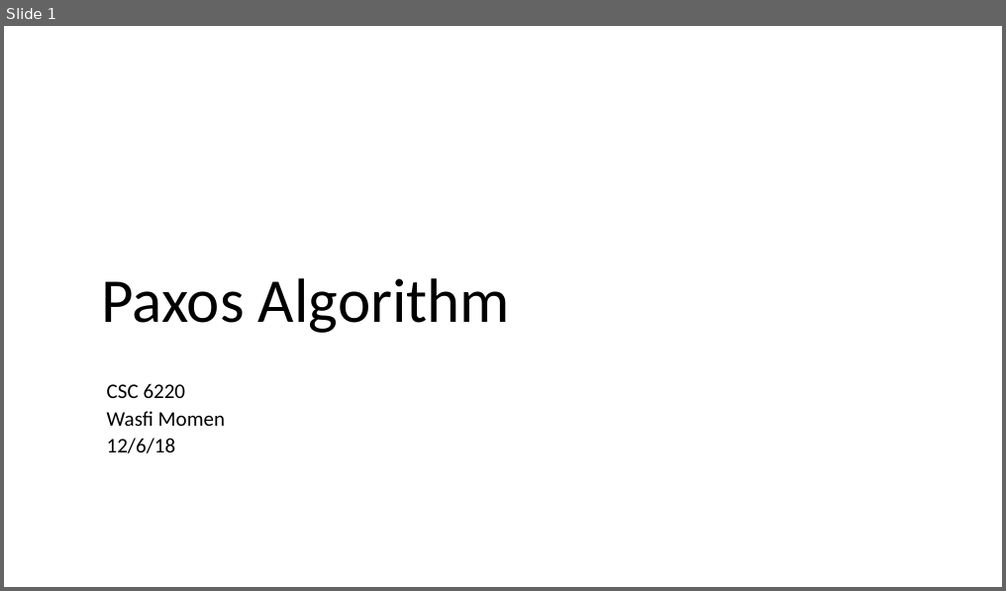
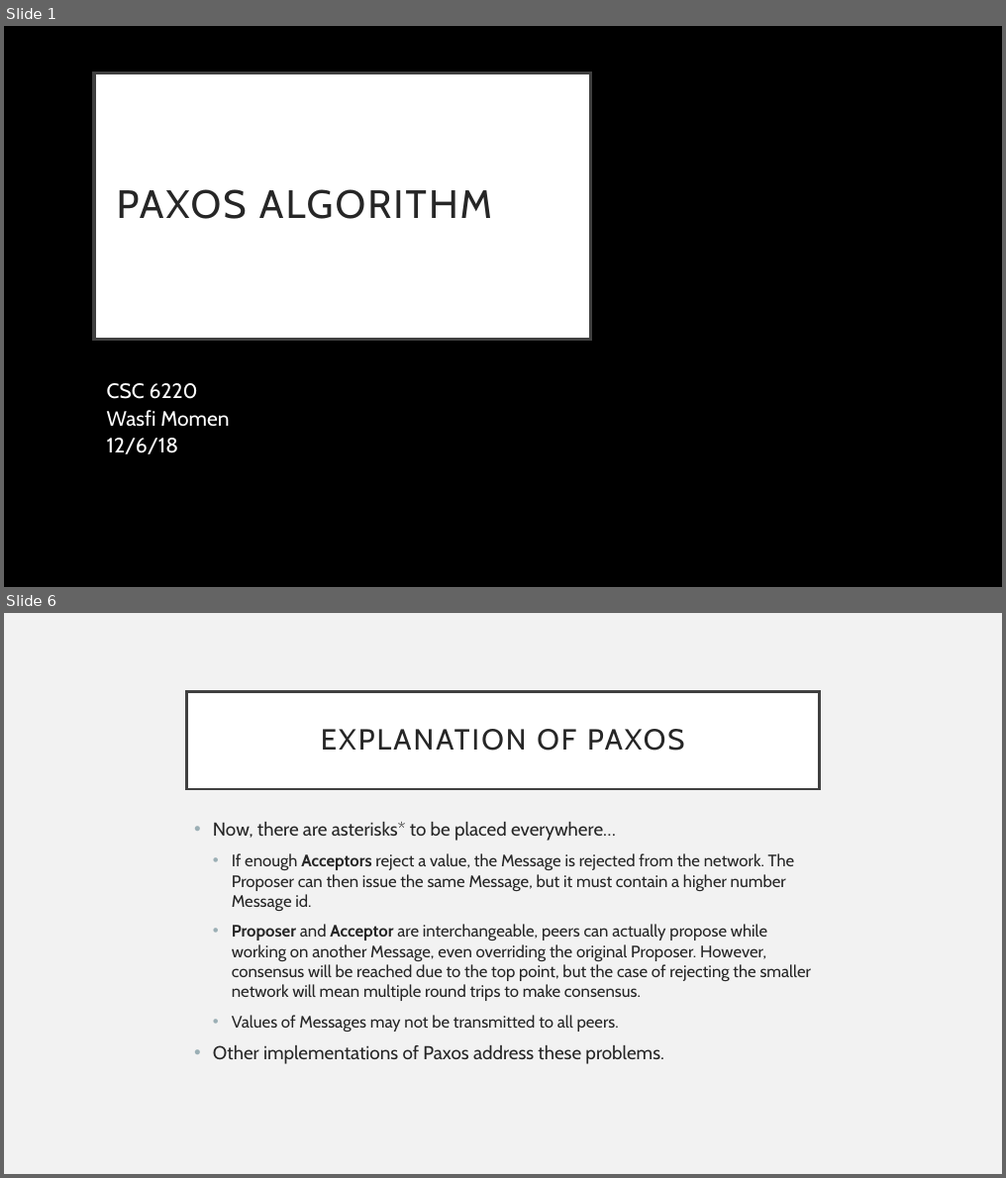
Before and after one commit to CodeFluent/Notes, a slide deck: CS-6220/hw/Grad_Project/Paxos Algorithm.pptx. Shown one above the other, each under a label of ours: slide 1 before the commit, slides 1 and 6 after it; the slides between them are not shown. The pictures are 1006x591 and 1006x1178 pixels, drawn with LibreOffice and Linux fonts; fonts in the diff are those of the drawing. Boxes give left, top, right and bottom in pixels: in the first picture for what was removed or moved away, otherwise in the second. Text is boxed around its words. In the diff, an @@ line names an element or a change of style, - is before the commit and + after.

```diff
--- a/CS-6220/hw/Grad_Project/Paxos Algorithm.pptx
+++ b/CS-6220/hw/Grad_Project/Paxos Algorithm.pptx
@@ slide 6 added at [4,613,1002,1174], background #F2F2F2 @@
@@ title added at [187,691,819,789], fill #FFFFFF, outline #404040 2.5 pt, 28 pt, text #262626 @@
+EXPLANATION OF PAXOS
@@ text added at [213,822,811,1064], 16 pt, text #262626 @@
+• Now, there are asterisks* to be placed everywhere…
+  • If enough Acceptors reject a value, the Message is rejected from the network. The Proposer can then issue the same Message, but it must contain a higher number Message id.
+  • Proposer and Acceptor are interchangeable, peers can actually propose while working on another Message, even overriding the original Proposer. However, consensus will be reached due to the top point, but the case of rejecting the smaller network will mean multiple round trips to make consensus.
+  • Values of Messages may not be transmitted to all peers.
+• Other implementations of Paxos address these problems.
@@ slide 1 changed as well @@
@@ background #FFFFFF to #000000 @@
@@ title "PAXOS ALGORITHM": place and size @@
-title "PAXOS ALGORITHM" at [102,278,510,333]
+title "PAXOS ALGORITHM" at [94,74,591,340]
@@ title "PAXOS ALGORITHM" at [94,74,591,340]: vertical alignment bottom to middle; fill none to #FFFFFF; outline none to #404040 3 pt @@
@@ title at [117,189,492,219]: text changed; size 60 to 38 pt; font Calibri to Cabin; text colour #000000 to #262626 @@
-Paxos Algorithm
+PAXOS ALGORITHM
@@ subtitle "CSC 6220" at [107,383,229,455]: font Calibri to Cabin, text colour #000000 to #FFFFFF @@
```
Also in this commit, not shown: 1 other slide changed, 9 other slides added, 14 slides removed, 16 other files.
